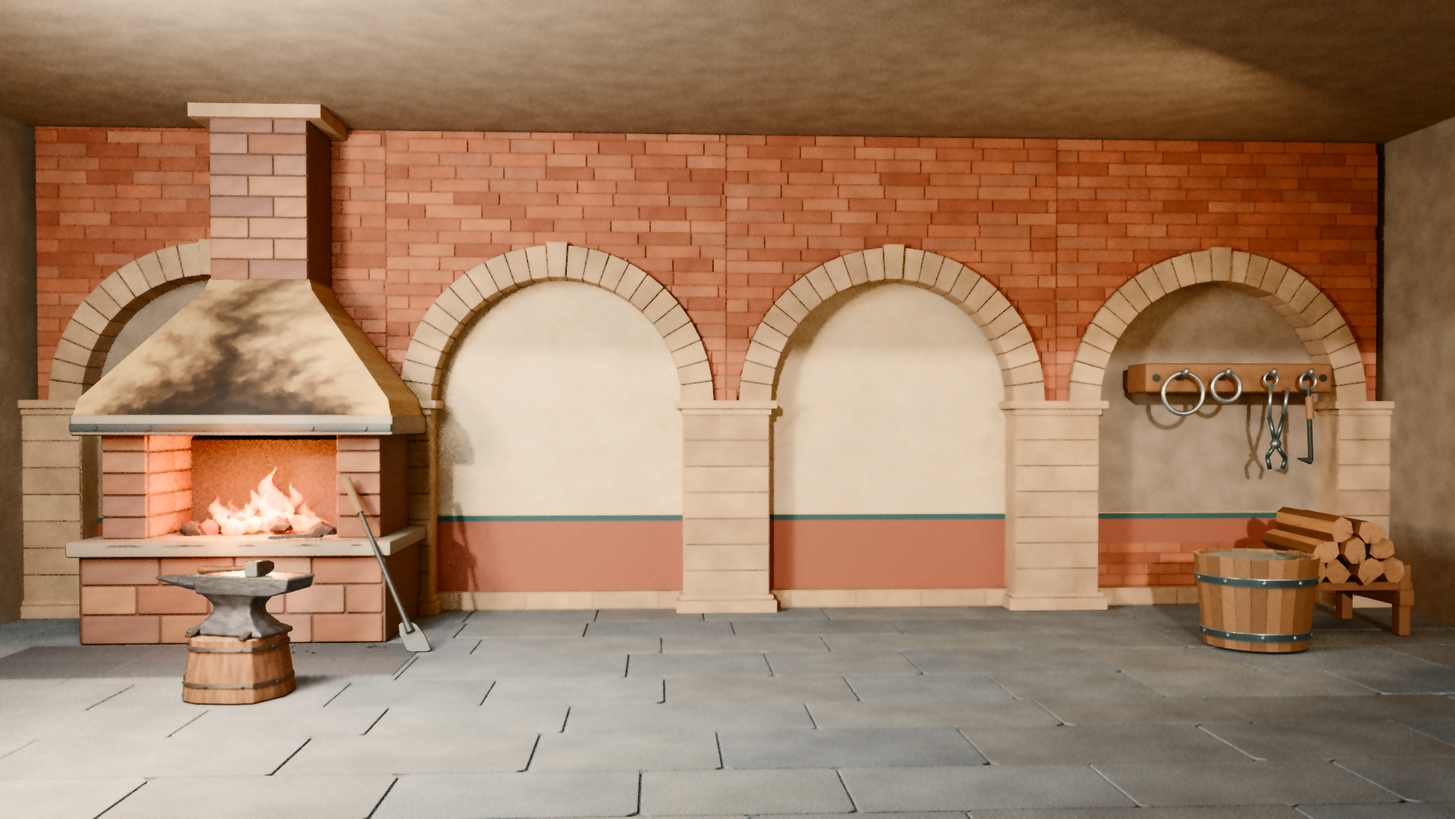
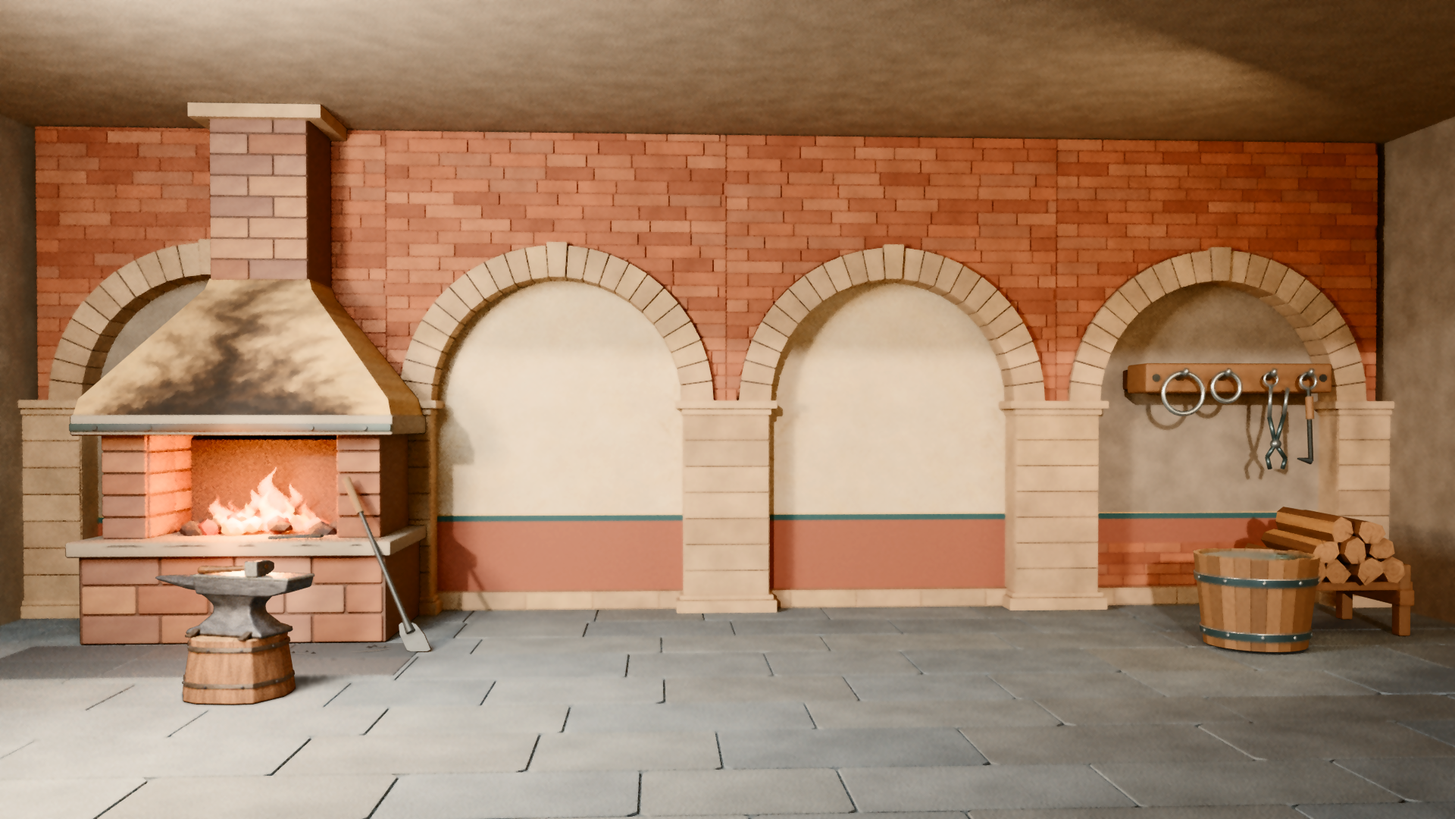
Layers edited between the first and the second 1455×819 image:
painted on "暖调与明暗对比" over [416, 393, 583, 679]
painted on "炉光与道具在建筑上的投影" over [416, 393, 583, 679]
